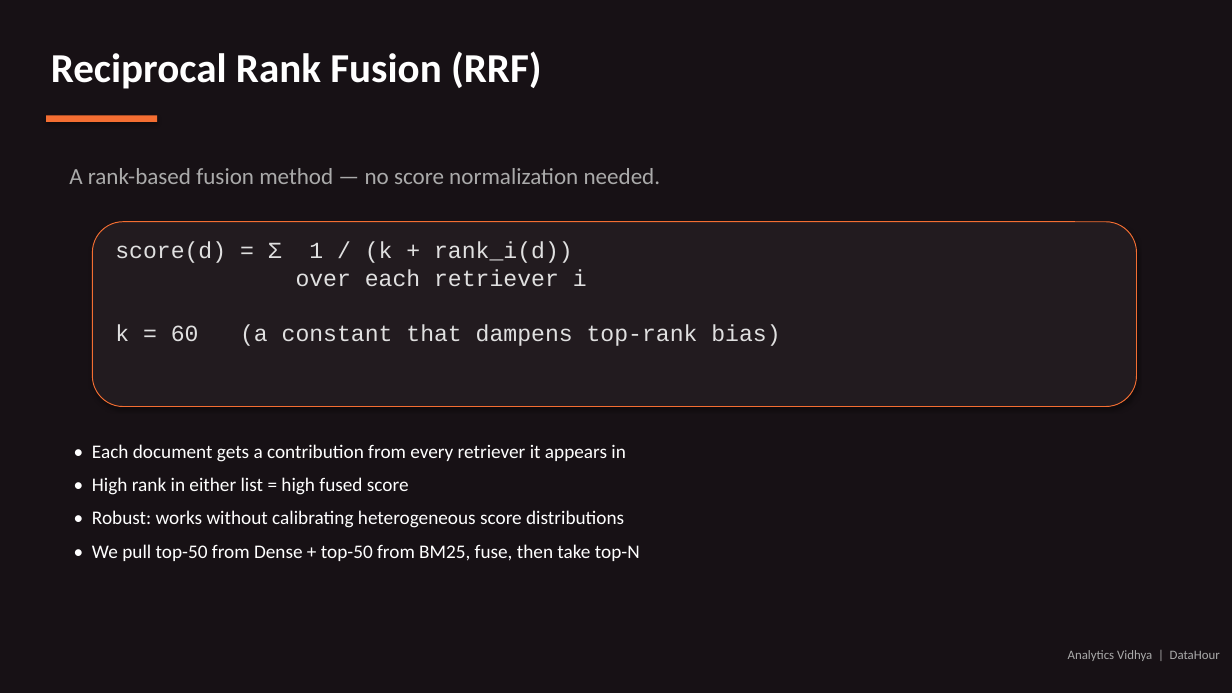
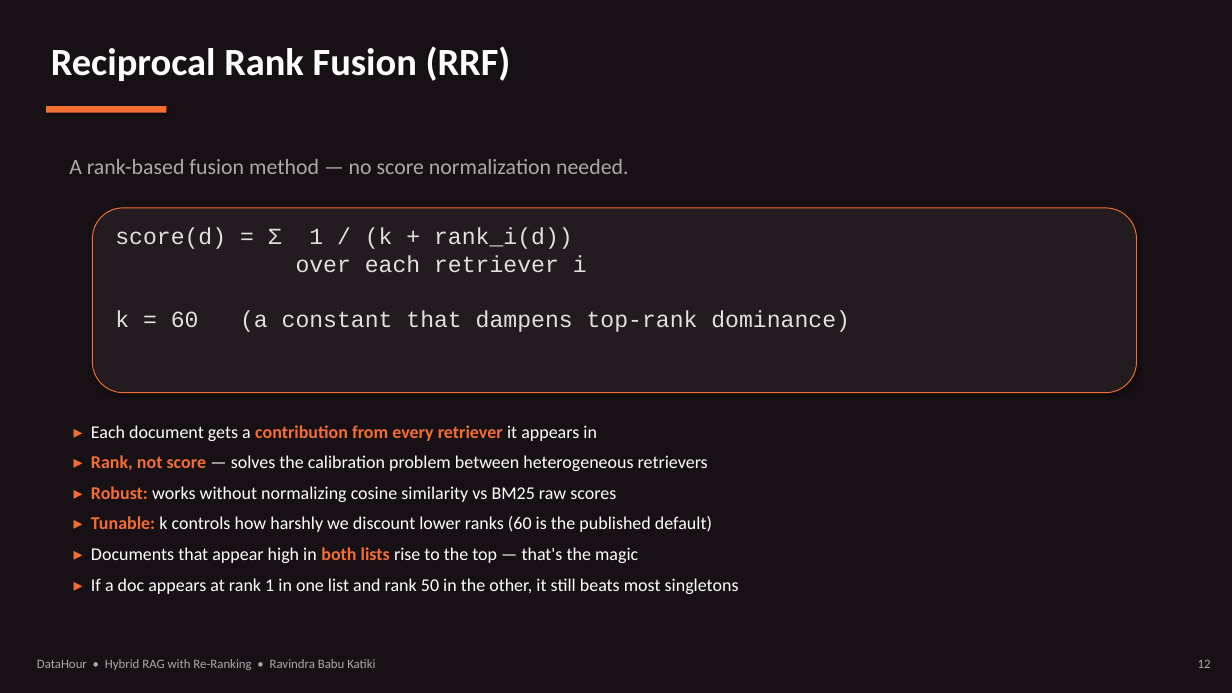
Before and after one commit to sunrise197605/Datahour_HybridRAG, a slide deck: slide 12 of DataHour_HybridRAG.pptx (slide 8 before the commit). Drawn at 1232x693 pixels with LibreOffice and Linux fonts; fonts in the diff are those of the drawing. Boxes give left, top, right and bottom in pixels: in the first picture for what was removed or moved away, otherwise in the second. Text is boxed around its words. In the diff, an @@ line names an element or a change of style, - is before the commit and + after.

Commit message:
Add class docstrings, self-contained demo notebook, and updated deck
Narrative 100-word docstrings on critical classes (HybridRAG,
DenseIndex, BM25Index, CrossEncoderReranker, LLMGenerator,
MistralChat) and key functions (reciprocal_rank_fusion,
build_prompt, CSFS/MRR/HitRate metrics). Ship a self-contained
Plan B notebook with both clean and pre-executed variants, and
the revised DataHour deck with Analytics Vidhya title art and
Vriksha logo.

```diff
--- a/DataHour_HybridRAG.pptx
+++ b/DataHour_HybridRAG.pptx
@@ text "Reciprocal Rank Fusion (RRF)" at [51, 46, 511, 81]: size 32 to 30 pt @@
@@ rectangle: place and size @@
-rectangle at [46, 116, 157, 122]
+rectangle at [46, 106, 166, 113]
@@ text "A rank-based fusion method — ...": place and size @@
-text "A rank-based fusion method — ..." at [69, 168, 661, 184]
+text "A rank-based fusion method — ..." at [69, 159, 629, 174]
@@ text "A rank-based fusion method — ..." at [69, 159, 629, 174]: size 18 to 17 pt @@
@@ rounded rectangle: place and size @@
-rounded rectangle at [92, 222, 1137, 407]
+rounded rectangle at [92, 208, 1137, 393]
@@ text "score(d) = Σ 1 / ...": place and size @@
-text "score(d) = Σ 1 / ..." at [115, 241, 780, 346]
+text "score(d) = Σ 1 / ..." at [115, 228, 850, 332]
@@ text at [240, 311, 850, 332]: text changed @@
-k = 60 (a constant that dampens top-rank bias)
+k = 60 (a constant that dampens top-rank dominance)
@@ text at [91, 425, 739, 594]: text changed; size 15 to 14 pt @@
-• Each document gets a contribution from every retriever it appears in
-• High rank in either list = high fused score
-• Robust: works without calibrating heterogeneous score distributions
-• We pull top-50 from Dense + top-50 from BM25, fuse, then take top-N
+▸ Each document gets a contribution from every retriever it appears in
+▸ Rank, not score — solves the calibration problem between heterogeneous retrievers
+▸ Robust: works without normalizing cosine similarity vs BM25 raw scores
+▸ Tunable: k controls how harshly we discount lower ranks (60 is the published default)
+▸ Documents that appear high in both lists rise to the top — that's the magic
+▸ If a doc appears at rank 1 in one list and rank 50 in the other, it still beats most singletons
@@ text at [37, 659, 375, 670]: text changed @@
-Analytics Vidhya | DataHour
+DataHour • Hybrid RAG with Re-Ranking • Ravindra Babu Katiki
@@ text added at [1198, 659, 1211, 668], 10 pt, text #AAAAAA @@
+12
```
Also in this commit, not shown: 14 other slides changed, 16 slides added, 6 slides removed, 14 other files.
